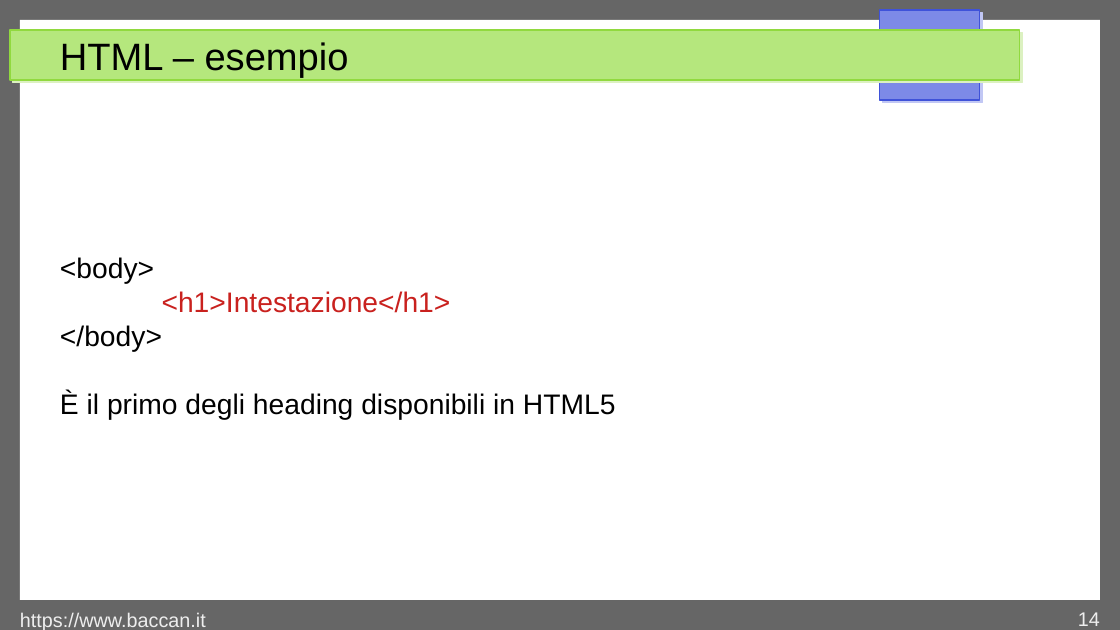
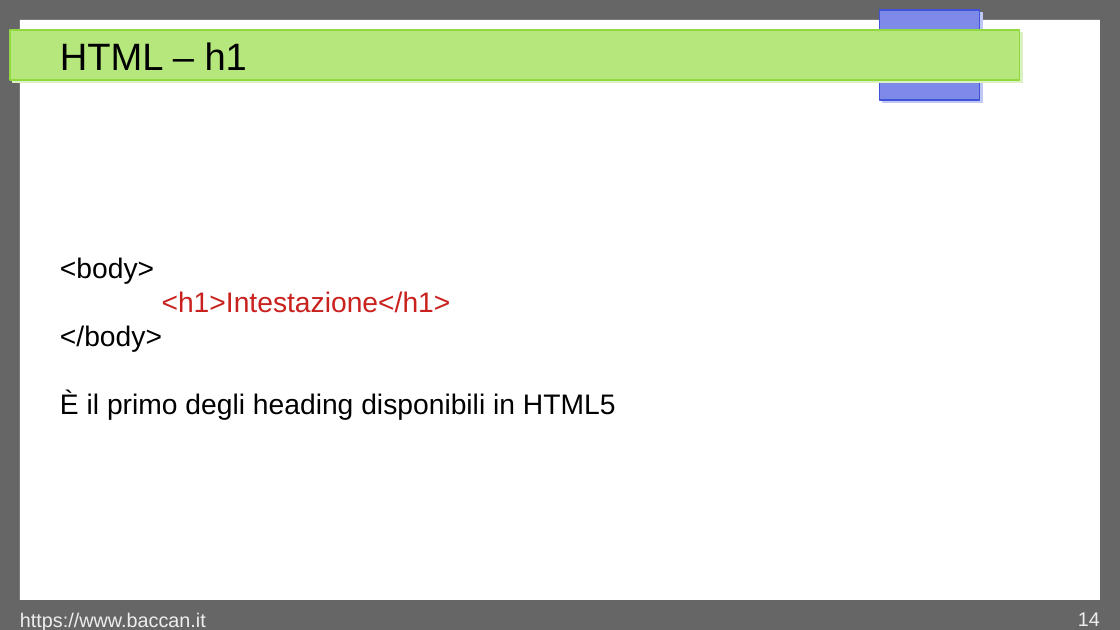
Before and after one commit to matteobaccan/CorsoHTML, a slide deck: slide 14 of Chapter_html.odp. Drawn at 1120x630 pixels with LibreOffice and Linux fonts; fonts in the diff are those of the drawing. Boxes give left, top, right and bottom in pixels: in the first picture for what was removed or moved away, otherwise in the second. Text is boxed around its words. In the diff, an @@ line names an element or a change of style, - is before the commit and + after.

```diff
--- a/Chapter_html.odp
+++ b/Chapter_html.odp
@@ title at <box>60,42,247,70</box>: text changed @@
-HTML – esempio
+HTML – h1
```
Also in this commit, not shown: 9 other slides changed, 15 slides added, 9 other files.
